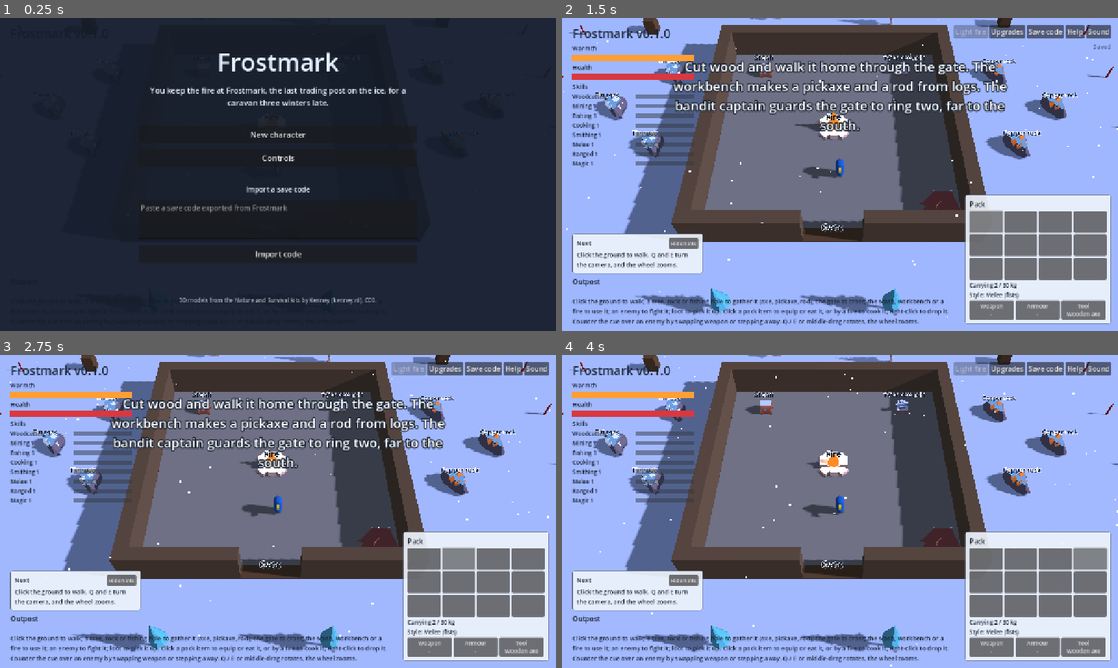
Above: before the commit, frames 1-4 (two rows, left to right).
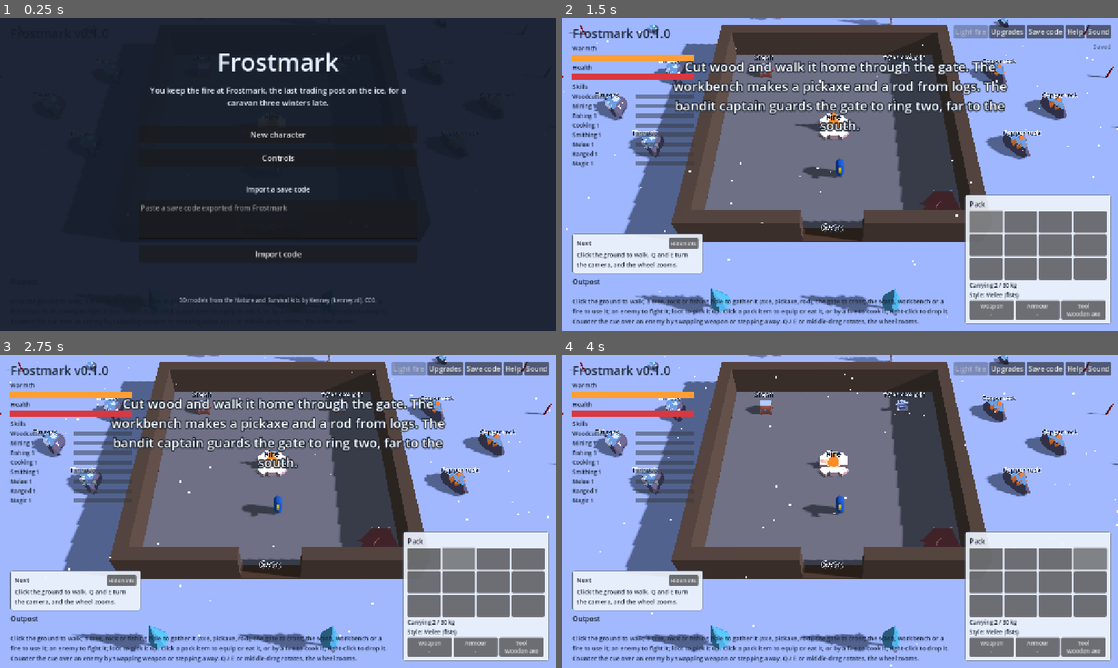
Above: after the commit, the same moments.

Repository: travism26/frostmark
Game: Godot game, scene res://scenes/main.tscn
The game is run twice, just before and just after one commit, with the same random seed, the same clock (stepped at 60 frames per second) and the same inputs.
Inputs (mouse positions are in pixels of both pictures, inside the frame that each line leads up to):
- Up to frame 1 (0.25 s): no input
- Up to frame 2 (1.5 s): click "New character" at 0.5 s; click (984, 221) at 1.27 s
- Up to frame 3 (2.75 s): click (455, 558) at 2.02 s
- Up to frame 4 (4 s): click (1056, 558) at 2.77 s; click (1090, 558) at 3.52 s

The runs differ from the first frame. In frame 2, 0.4% of the frame differs, in the area x 11-81%, y 0-6%; in frame 3, 0.3%; in frame 4, 0.3%.

Commit message:
feat(scenes): magic telegraph colour, staffs, witches and ice crystals
Magic cues are violet. A staff is drawn in the hand in its tier's material with a frost tip; the frost witch carries one and the captain swaps to his staff with his stance. Ice crystals reuse the ore-rock prop in frost cyan. The no-ammo message names shards too.

Diff:
--- a/scenes/character_gear.gd
+++ b/scenes/character_gear.gd
@@ -64,6 +64,15 @@
 			var stave := _part(bow, Props.box(Vector3(0.06, 0.24, 0.06), colour), Vector3(0, a * 0.55, -0.18 * (1.0 - a * a)))
 			stave.rotation.x = a * 0.6
 		_part(bow, Props.box(Vector3(0.015, 1.1, 0.015), COLOR_STRING), Vector3(0, 0, 0.02))
+		return
+	if style == CombatTable.STYLE_MAGIC:
+		# A staff held upright in the right hand: a shaft in the tier's material, a frost crystal on top.
+		var staff := Node3D.new()
+		staff.position = Vector3(0.45, 0.95, -0.15)
+		holder.add_child(staff)
+		_part(staff, Props.box(Vector3(0.06, 1.5, 0.06), colour), Vector3.ZERO)
+		var tip := _part(staff, Props.box(Vector3(0.16, 0.16, 0.16), Props.COLOR_FROST), Vector3(0, 0.82, 0))
+		tip.rotation = Vector3(0.6, 0.8, 0.0)
 		return
 	var hand := Node3D.new()
 	hand.position = Vector3(0.45, 0.85, -0.1)
--- a/scenes/game_root.gd
+++ b/scenes/game_root.gd
@@ -24,7 +24,7 @@
 const COLOR_GATE := Color(0.45, 0.32, 0.20)
 const COLOR_BY_ENEMY := {
 	"wolf": Color(0.42, 0.40, 0.40), "bandit_archer": Color(0.55, 0.24, 0.20),
-	"bandit_captain": Color(0.30, 0.10, 0.12),
+	"bandit_captain": Color(0.30, 0.10, 0.12), "frost_witch": Color(0.40, 0.48, 0.66),
 }
 ## Stakes mark where the inner ring ends and ring one's danger begins.
 const RING_STAKE_SPACING := 6.0
@@ -33,6 +33,7 @@
 const COLOR_BY_STYLE := {
 	CombatTable.STYLE_MELEE: Color(0.95, 0.35, 0.2),
 	CombatTable.STYLE_RANGED: Color(0.2, 0.55, 1.0),
+	CombatTable.STYLE_MAGIC: Color(0.75, 0.4, 1.0),
 }
 const COLOR_LOOT := Color(0.85, 0.68, 0.2)
 const CUE_FONT := 72
@@ -58,7 +59,7 @@
 	SimVocab.REASON_MISSING_INPUTS: "You don't have the materials for that.",
 	SimVocab.REASON_LEVEL_TOO_LOW: "Your skill level is too low.",
 	SimVocab.REASON_NOT_EQUIPPABLE: "That can't be equipped.",
-	SimVocab.REASON_NO_AMMO: "You have no arrows. Swap to a melee weapon or bare hands.",
+	SimVocab.REASON_NO_AMMO: "You're out of ammunition: a bow needs arrows, a staff frost shards. Swap weapons or use bare hands.",
 	SimVocab.REASON_IN_OUTPOST: "Nothing can be fought from inside the outpost.",
 	SimVocab.REASON_TARGET_DEAD: "It is already dead.",
 	SimVocab.REASON_NOT_FOOD: "You can't eat that.",
@@ -824,7 +825,7 @@
 			WorldDef.KIND_TREE, WorldDef.KIND_FROST_PINE:
 				prop = Props.pine(kind)
 				label_text = "" if kind == WorldDef.KIND_TREE else label_text
-			WorldDef.KIND_COPPER_ROCK, WorldDef.KIND_TIN_ROCK, WorldDef.KIND_IRON_ROCK:
+			WorldDef.KIND_COPPER_ROCK, WorldDef.KIND_TIN_ROCK, WorldDef.KIND_IRON_ROCK, WorldDef.KIND_ICE_CRYSTAL:
 				prop = Props.ore_rock(kind, o["max"][0] - o["min"][0])
 			WorldDef.KIND_FISHING_HOLE, WorldDef.KIND_ICE_HOLE:
 				prop = Props.ice_hole(o["max"][0] - o["min"][0], kind == WorldDef.KIND_ICE_HOLE)
@@ -1010,8 +1011,8 @@
 # --- Enemies and loot -----------------------------------------------------------------
 
 ## One figure per placed enemy: a low box for a wolf, an upright capsule with a bow stave for
-## an archer, a bigger caped capsule carrying both a sabre and a bow for the captain (the one
-## in his hand follows his stance), a click volume that becomes `attack`, a name-and-health
+## an archer or a frost-tipped staff for a witch, a bigger caped capsule carrying a sabre, a bow
+## and a staff for the captain (the one in his hand follows his stance), a click volume that becomes `attack`, a name-and-health
 ## label and a telegraph cue above it.
 func _build_enemies(world: WorldDef) -> void:
 	for id in world.enemies:
@@ -1042,13 +1043,19 @@
 			hood.rings = 3
 			hood.material = _flat_material(colour.darkened(0.35))
 			_add_part(root, hood, Vector3(0, 1.45 * size, 0))
-			var bow := _add_part(root, _box_mesh(Vector3(0.06, 1.1 * size, 0.06), Props.COLOR_WOOD), Vector3(-0.42 * size, 0.9 * size, -0.2))
-			weapons["captain_bow"] = bow
+			if kind == "frost_witch":
+				_add_part(root, _box_mesh(Vector3(0.06, 1.6, 0.06), Props.COLOR_WOOD), Vector3(0.42, 0.85, -0.2))
+				_add_part(root, _box_mesh(Vector3(0.16, 0.16, 0.16), Props.COLOR_FROST), Vector3(0.42, 1.7, -0.2))
+			else:
+				var bow := _add_part(root, _box_mesh(Vector3(0.06, 1.1 * size, 0.06), Props.COLOR_WOOD), Vector3(-0.42 * size, 0.9 * size, -0.2))
+				weapons["captain_bow"] = bow
 			if boss:
 				_add_part(root, _box_mesh(Vector3(0.9, 1.2, 0.06), Color(0.55, 0.08, 0.08)), Vector3(0, 1.05, 0.42))  # cape
 				var sabre := _add_part(root, _box_mesh(Vector3(0.08, 0.9, 0.03), CharacterGear.TIER_COLORS[ItemTable.TIER_IRON]), Vector3(0.5, 1.0, -0.25))
 				sabre.rotation.x = -0.4
 				weapons["captain_sabre"] = sabre
+				var staff := _add_part(root, _box_mesh(Vector3(0.07, 1.8, 0.07), Props.COLOR_FROST), Vector3(0.5, 1.0, -0.25))
+				weapons["captain_staff"] = staff
 		var click := _add_box_body(root, Vector3(1.1, height, 1.3), Vector3(0, height * 0.5, 0))
 		click.set_meta("enemy_id", id)
 		var label := _label3d("", 48)
--- a/scenes/hud.gd
+++ b/scenes/hud.gd
@@ -1,4 +1,4 @@
-## The in-game HUD: warmth and health gauges, the seven-skill panel, the pack and equipment,
+## The in-game HUD: warmth and health gauges, the eight-skill panel, the pack and equipment,
 ## the stash, workbench and upgrades panels, the field-fire button, the save-code panel, the
 ## button that opens the sound panel and the banner for big moments.
 ##
@@ -11,7 +11,7 @@
 signal help_requested
 signal sound_requested
 
-## The skills panel lists all seven, gathering, crafting, combat.
+## The skills panel lists all eight, gathering, crafting, combat.
 const READOUT_SKILLS: Array[String] = SkillTable.NAMES
 
 const PANEL_NONE := ""
--- a/scenes/props.gd
+++ b/scenes/props.gd
@@ -15,6 +15,8 @@
 const COLOR_WOOD := Color(0.42, 0.30, 0.20)
 const COLOR_DARK_WOOD := Color(0.30, 0.21, 0.14)
 const COLOR_ICE := Color(0.72, 0.86, 0.95)
+## Ice crystal and frost shard: the cold a staff casts with.
+const COLOR_FROST := Color(0.55, 0.85, 1.0)
 const COLOR_WATER := Color(0.10, 0.20, 0.30)
 const COLOR_FLAME := Color(1.0, 0.55, 0.15)
 const COLOR_FLAME_CORE := Color(1.0, 0.85, 0.35)
@@ -23,6 +25,7 @@
 	WorldDef.KIND_COPPER_ROCK: Color(0.85, 0.45, 0.20),
 	WorldDef.KIND_TIN_ROCK: Color(0.78, 0.80, 0.84),
 	WorldDef.KIND_IRON_ROCK: Color(0.45, 0.28, 0.22),
+	WorldDef.KIND_ICE_CRYSTAL: COLOR_FROST,
 }
 
 static var _snow_materials := {}  # "colour|texture|snow_from" -> ShaderMaterial
